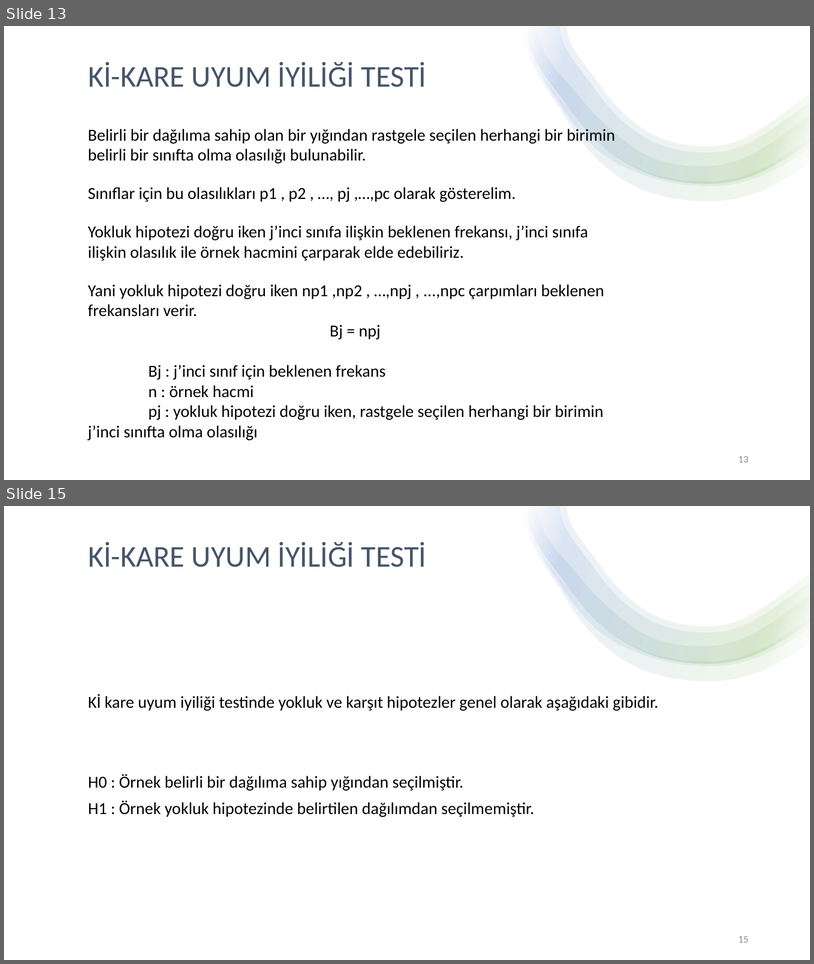
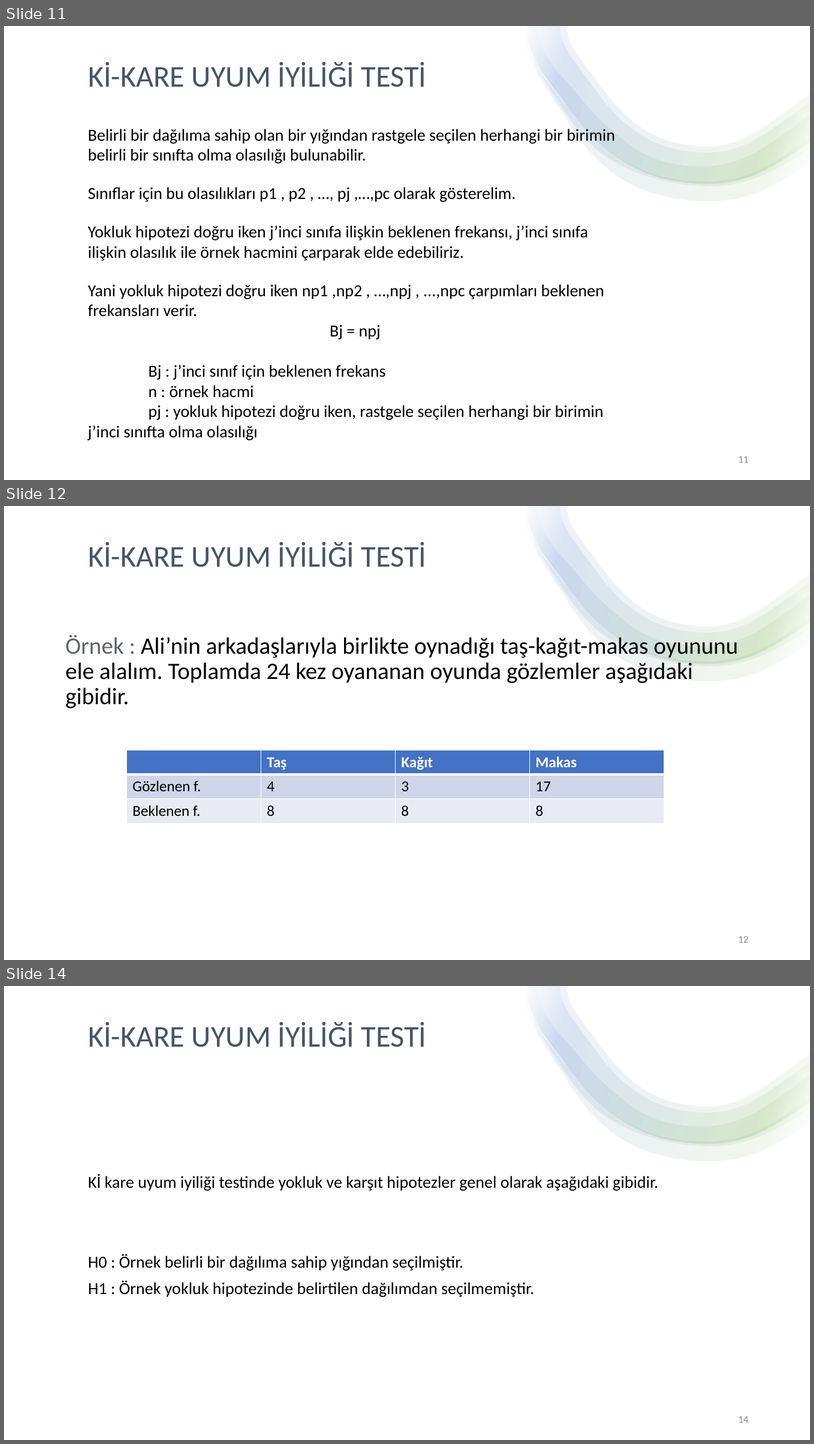
Before and after one commit to chnmzrkgithub/seminer, a slide deck: cihan.pptx. Shown one above the other, each under a label of ours: slides 13 and 15 before the commit, slides 11, 12 and 14 after it; the slides between them are not shown. The pictures are 814x964 and 814x1444 pixels, drawn with LibreOffice and Linux fonts; fonts in the diff are those of the drawing. Boxes give left, top, right and bottom in pixels: in the first picture for what was removed or moved away, otherwise in the second. Text is boxed around its words. In the diff, an @@ line names an element or a change of style, - is before the commit and + after.

Commit message:
örnek eklendi

```diff
--- a/cihan.pptx
+++ b/cihan.pptx
@@ slide 12 added at [4, 506, 810, 960], background #FFFFFF @@
@@ group added at [524, 506, 810, 681]: 4 freeform shapes @@
@@ text added at [88, 542, 427, 567], 36 pt, text #44546A @@
+Kİ-KARE UYUM İYİLİĞİ TESTİ
@@ text added at [65, 634, 738, 708], 28 pt, text #000000 @@
+Örnek : Ali’nin arkadaşlarıyla birlikte oynadığı taş-kağıt-makas oyununu ele alalım. Toplamda 24 kez oyananan oyunda gözlemler aşağıdaki gibidir.
@@ table added at [127, 750, 664, 823], 3 rows, 4 columns @@
+ | Taş | Kağıt | Makas
+Gözlenen f. | 4 | 3 | 17
+Beklenen f. | 8 | 8 | 8
@@ page number added at [738, 936, 749, 942], 12 pt, text #8C8C8C @@
+12
@@ what was slide 13 is now slide 11 @@
@@ page number at [738, 456, 749, 462]: text changed @@
-13
+11
@@ what was slide 15 is now slide 14 @@
@@ page number at [738, 1416, 749, 1422]: text changed @@
-15
+14
```
Also in this commit, not shown: 6 slides changed, 2 slides removed.
